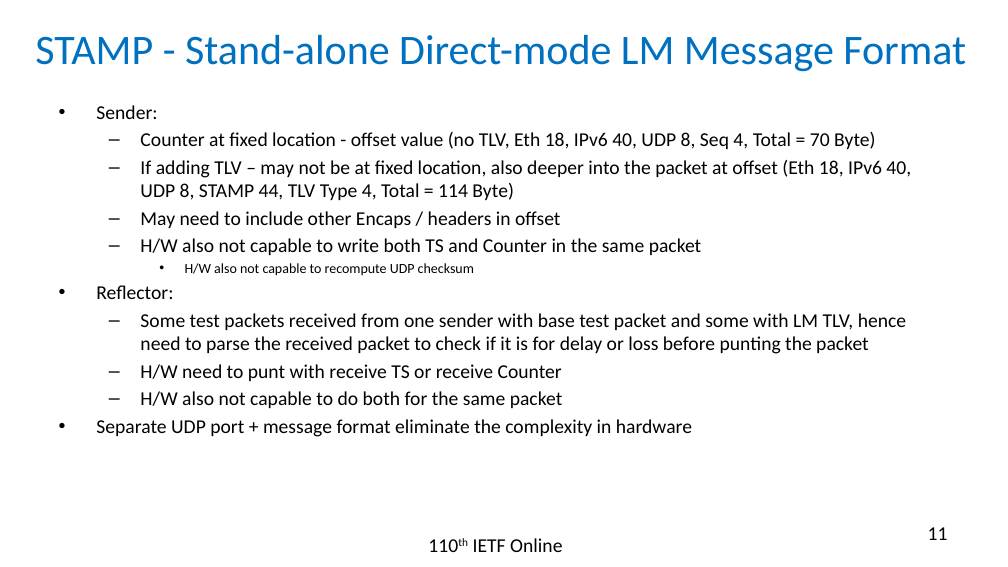
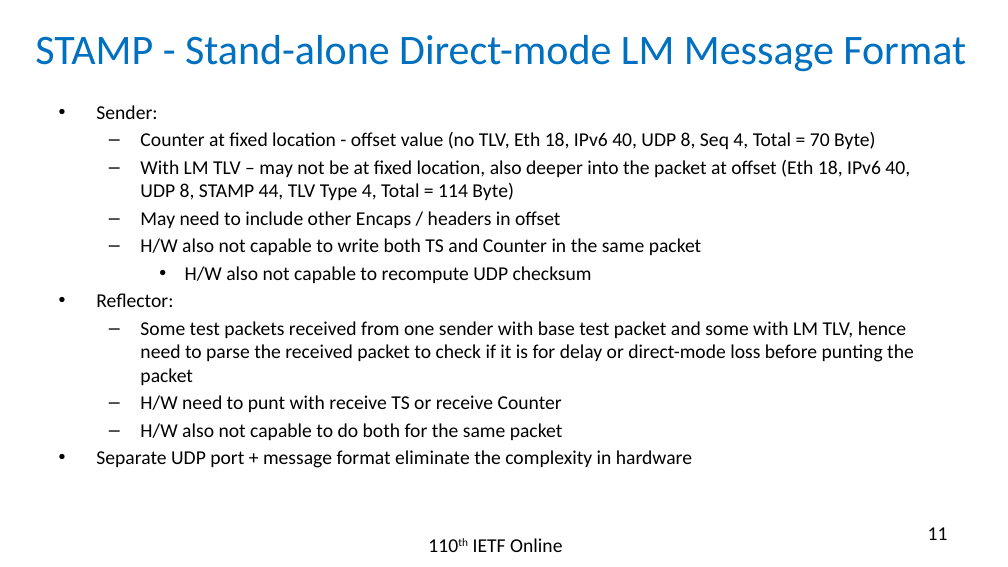
Before and after one commit to rakgandhi/ietf-slides, a slide deck: slide 11 of draft-gandhi-ippm-stamp-srpm-01.pptx. Drawn at 1008x567 pixels with LibreOffice and Linux fonts; fonts in the diff are those of the drawing. Boxes give left, top, right and bottom in pixels: in the first picture for what was removed or moved away, otherwise in the second. Text is boxed around its words. In the diff, an @@ line names an element or a change of style, - is before the commit and + after.

```diff
--- a/draft-gandhi-ippm-stamp-srpm-01.pptx
+++ b/draft-gandhi-ippm-stamp-srpm-01.pptx
@@ text at [140, 160, 910, 200]: text changed @@
-  – If adding TLV – may not be at fixed location, also deeper into the packet at offset (Eth 18, IPv6 40, UDP 8, STAMP 44, TLV Type 4, Total = 114 Byte)
+  – With LM TLV – may not be at fixed location, also deeper into the packet at offset (Eth 18, IPv6 40, UDP 8, STAMP 44, TLV Type 4, Total = 114 Byte)
@@ text at [185, 266, 592, 283]: size 10 to 14 pt in "H/W also not capable to recompute UDP ..." @@
@@ text at [140, 321, 914, 385]: text changed @@
-  – Some test packets received from one sender with base test packet and some with LM TLV, hence need to parse the received packet to check if it is for delay or loss before punting the packet
+  – Some test packets received from one sender with base test packet and some with LM TLV, hence need to parse the received packet to check if it is for delay or direct-mode loss before punting the packet
```
Also in this commit, not shown: 6 other slides changed, 1 other file.
